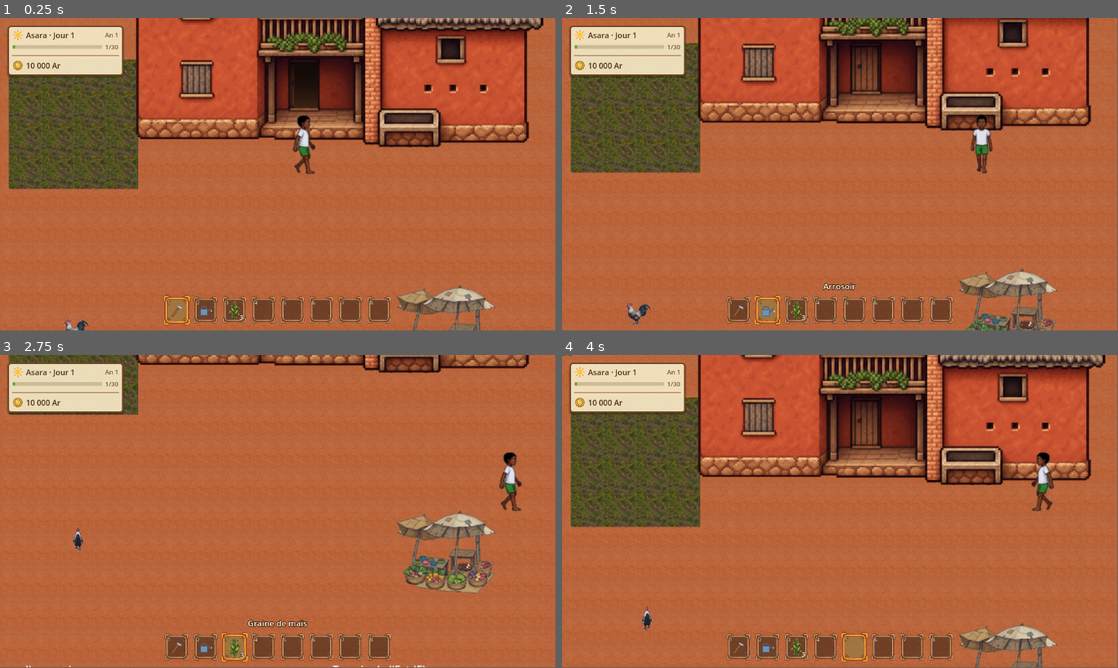
Above: before the commit, frames 1-4 (two rows, left to right).
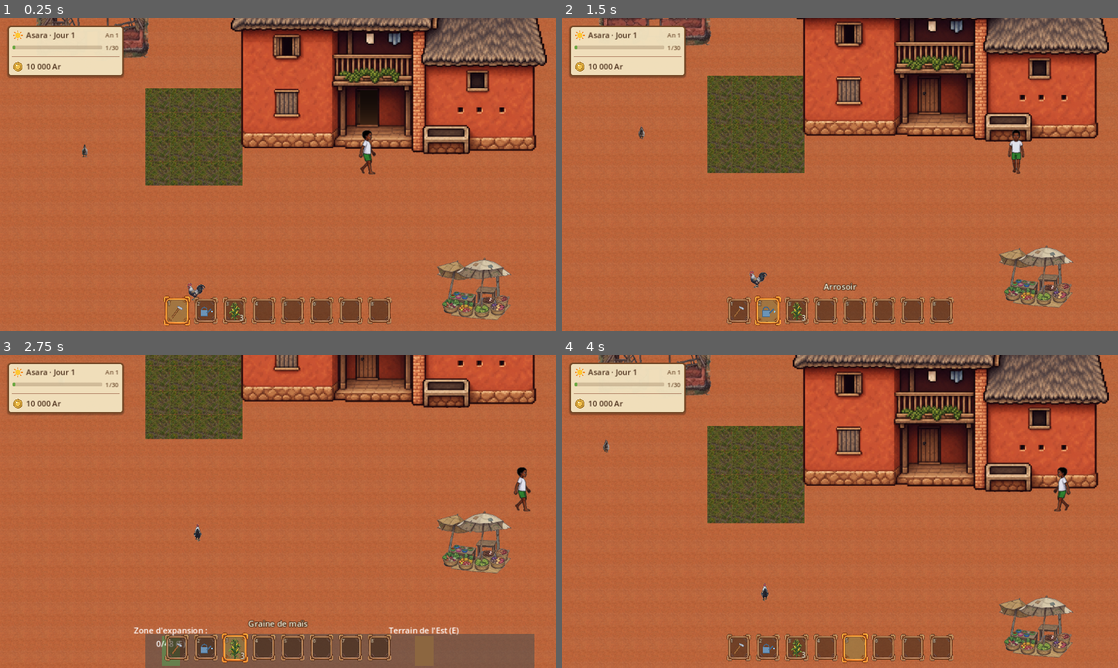
Above: after the commit, the same moments.

Repository: johnatan1999/fiainana-kely
Game: Godot game, scene res://world/world.tscn
The game is run twice, just before and just after one commit, with the same random seed, the same clock (stepped at 60 frames per second) and the same inputs.
Inputs (mouse positions are in pixels of both pictures, inside the frame that each line leads up to):
- Up to frame 1 (0.25 s): no input
- Up to frame 2 (1.5 s): tap Enter at 0.5 s; move the mouse to (739, 312) at 0.52 s; hold D (move_right) 0.53-1.28 s; hold Tab (hotbar_next) 0.53-1.28 s; click (739, 312) at 0.67 s; move the mouse to (767, 309) at 1.27 s; hold S (move_down) from 1.28 s (still down); tap Mouse wheel up (hotbar_prev) at 1.35 s; click (767, 309) at 1.42 s
- Up to frame 3 (2.75 s): move the mouse to (233, 646) at 2.02 s; release S (move_down) at 2.03 s; hold D (move_right) from 2.03 s (still down); hold E (interact) from 2.03 s (still down); click (233, 646) at 2.17 s
- Up to frame 4 (4 s): move the mouse to (823, 646) at 2.77 s; release D (move_right) at 2.78 s; release E (interact) at 2.78 s; hold W (move_up) 2.78-3.53 s; tap Shift (sprint) at 2.85 s; click (823, 646) at 2.92 s; move the mouse to (856, 646) at 3.52 s; hold A (move_left) from 3.53 s (still down); hold Space (use_item) from 3.53 s (still down); click (856, 646) at 3.67 s
The window is 799x449 before the commit and 800x450 after it. Grey fills any space a smaller window leaves; there, only what the larger window draws over its background counts as a difference.

The runs differ from the first frame. In frame 1, 38% of the frame differs, in the area x 0-99%, y 0-100%; in frame 2, 36%; in frame 3, 24%; in frame 4, 38%.

Commit message:
dev: improve camera zoom

Diff:
--- a/project.godot
+++ b/project.godot
@@ -21,6 +21,13 @@
 InputBindings="*res://core/autoloads/input_bindings.gd"
 AudioManager="*res://core/autoloads/audio/audio_manager.tscn"
 UIEvents="*res://core/autoloads/ui_events.gd"
+
+[display]
+
+window/size/viewport_width=1152
+window/size/viewport_height=648
+window/stretch/mode="canvas_items"
+window/stretch/aspect="expand"
 
 [gui]
 
@@ -93,4 +100,5 @@
 [rendering]
 
 renderer/rendering_method="gl_compatibility"
+environment/defaults/default_clear_color=Color(0, 0, 0, 1)
 renderer/rendering_method.mobile="gl_compatibility"
--- a/systems/world_manager/world_manager.gd
+++ b/systems/world_manager/world_manager.gd
@@ -49,6 +49,8 @@
 	zone_container = p_zone_container
 	_load_zone_registry()
 	_create_fade_overlay()
+	# The window can change shape (aspect "expand"): refit the camera.
+	get_viewport().size_changed.connect(_apply_camera_limits)
 
 ## Built in code rather than as a .tscn node: a plain full-screen ColorRect on
 ## its own high-priority CanvasLayer, independent of zone_container's
@@ -132,14 +134,33 @@
 	if spawn:
 		player.global_position = spawn.global_position
 
-	player.camera.limit_left = zone.camera_limit_left
-	player.camera.limit_top = zone.camera_limit_top
-	player.camera.limit_right = zone.camera_limit_right
-	player.camera.limit_bottom = zone.camera_limit_bottom
 	player.camera.zoom = Vector2(zone.camera_zoom, zone.camera_zoom)
+	_apply_camera_limits()
 
 	_apply_zone_bgm(zone)
 	_wire_zone_content(zone)
+
+## The zone's camera limits, except along an axis where the zone is smaller
+## than the view (a small room): there the limits are widened evenly around
+## it, so the room sits still, centered, on the (black) clear color - instead
+## of hugging one edge or sliding around as the player walks.
+func _apply_camera_limits() -> void:
+	if current_zone == null:
+		return
+	var zone := current_zone
+	var view := get_viewport().get_visible_rect().size / player.camera.zoom
+	var x := _fit_axis(zone.camera_limit_left, zone.camera_limit_right, view.x)
+	var y := _fit_axis(zone.camera_limit_top, zone.camera_limit_bottom, view.y)
+	player.camera.limit_left = x.x
+	player.camera.limit_right = x.y
+	player.camera.limit_top = y.x
+	player.camera.limit_bottom = y.y
+
+static func _fit_axis(low: int, high: int, view: float) -> Vector2i:
+	if high - low >= view:
+		return Vector2i(low, high)
+	var center := (low + high) / 2.0
+	return Vector2i(floori(center - view / 2.0), ceili(center + view / 2.0))
 
 ## Looks in /Spawns, then anywhere by path from the zone root - so a spawn
 ## can be a node path ("Houses/House2/ExitSpawn") to a marker a structure
--- a/world/areas/exterior/player_village.tscn
+++ b/world/areas/exterior/player_village.tscn
@@ -26,7 +26,7 @@
 camera_limit_top = -10
 camera_limit_right = 1410
 camera_limit_bottom = 1610
-camera_zoom = 1.4
+camera_zoom = 1.05
 bgm = 1
 
 [node name="Spawns" type="Node2D" parent="."]
@@ -44,8 +44,6 @@
 tile_map_data = PackedByteArray("AAAAAAAAAAABAAMAAAAAAAEAAAABAAMAAAAAAAIAAAABAAMAAAAAAAMAAAABAAMAAAAAAAQAAAABAAMAAAAAAA …(16240 unchanged characters)…
 tile_set = ExtResource("2_llnbk")
 script = ExtResource("3_cjp5c")
-grid_width = 30
-grid_height = 34
 
 [node name="FarmView" parent="." instance=ExtResource("4_w2nlg")]
 position = Vector2(600, 350)
@@ -81,22 +79,6 @@
 data = ExtResource("14_house")
 interior_zone = "player_house"
 interior_spawn = "HouseSpawnEntry"
-
-[node name="FarmPenLabel" type="Label" parent="."]
-offset_left = 90.0
-offset_top = 375.0
-offset_right = 330.0
-offset_bottom = 395.0
-text = "Enclos des poules"
-horizontal_alignment = 1
-
-[node name="FarmPenFenceVisual" type="ColorRect" parent="."]
-offset_left = 90.0
-offset_top = 400.0
-offset_right = 330.0
-offset_bottom = 560.0
-mouse_filter = 2
-color = Color(0.5, 0.4, 0.25, 1)
 
 [node name="ChickenCoopBuilding" parent="." instance=ExtResource("6_eobbd")]
 position = Vector2(384, 278)
--- a/world/areas/interior/farm/chicken_coop_interior.tscn
+++ b/world/areas/interior/farm/chicken_coop_interior.tscn
@@ -21,6 +21,11 @@
 [node name="ChickenCoopInterior" type="Node2D"]
 y_sort_enabled = true
 script = ExtResource("1_gayrm")
+camera_limit_left = -192
+camera_limit_top = -160
+camera_limit_right = 192
+camera_limit_bottom = 160
+camera_zoom = 1.4
 
 [node name="Spawns" type="Node2D" parent="."]
 position = Vector2(1, 88)
--- a/world/areas/interior/player_interior_house.tscn
+++ b/world/areas/interior/player_interior_house.tscn
@@ -29,6 +29,11 @@
 
 [node name="InteriorHouse" type="Node2D"]
 script = ExtResource("1_r400i")
+camera_limit_left = -256
+camera_limit_top = -256
+camera_limit_right = 256
+camera_limit_bottom = 256
+camera_zoom = 1.4
 bgm = 2
 
 [node name="Sprite2D" type="Sprite2D" parent="."]
--- a/world/zone_root.gd
+++ b/world/zone_root.gd
@@ -11,5 +11,8 @@
 @export var camera_limit_top: int = -10000
 @export var camera_limit_right: int = 10000
 @export var camera_limit_bottom: int = 10000
-@export var camera_zoom: float = 2.0
+## Exteriors 1.05 (~23 x 13 tiles in view: room to plan fields and find
+## your way), interiors ~1.4 (closer, cosier). One consistent value per kind
+## of place - the player's on-screen size shouldn't jump around.
+@export var camera_zoom: float = 1.05
 @export var bgm: BGM = BGM.NONE
Not shown: 1 places in world/areas/exterior/player_village.tscn that only renumber resources
